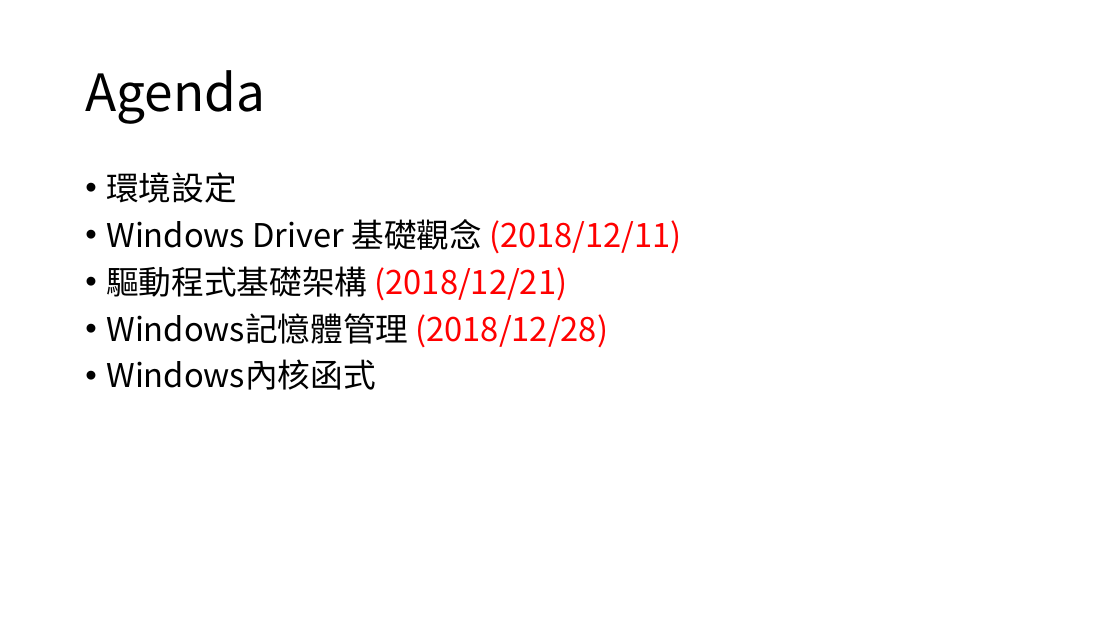
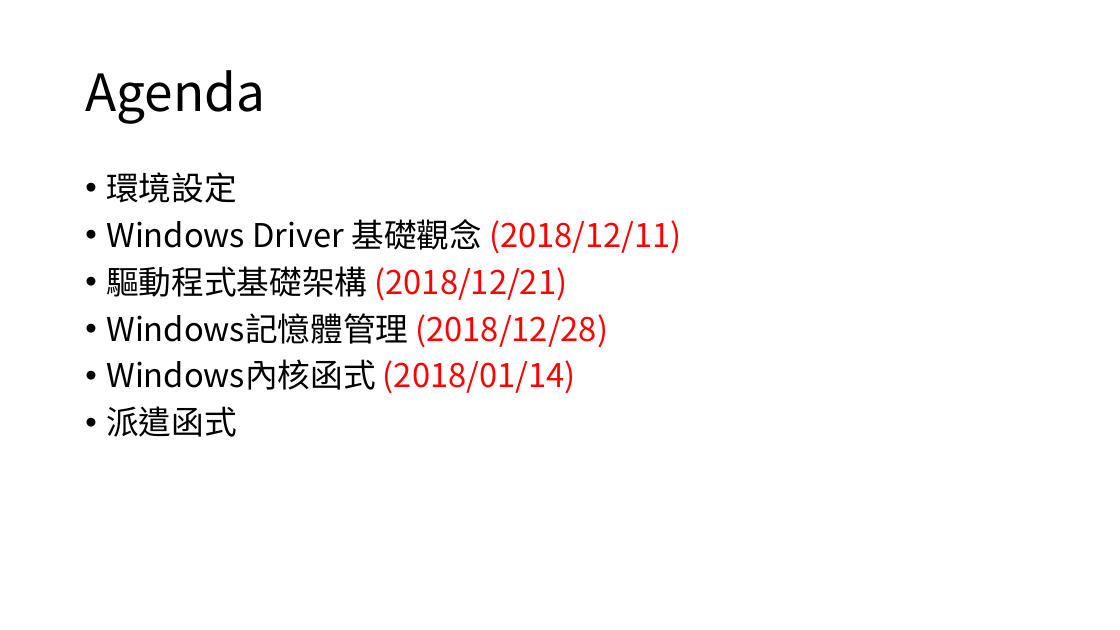
Before and after one commit to 1anhuang/Tutorial, a slide deck: slide 2 of WindowsDriver/Driver(Windows).pptx. Drawn at 1120x630 pixels with LibreOffice and Linux fonts; fonts in the diff are those of the drawing. Boxes give left, top, right and bottom in pixels: in the first picture for what was removed or moved away, otherwise in the second. Text is boxed around its words. In the diff, an @@ line names an element or a change of style, - is before the commit and + after.

Commit message:
2019/02/03 modify .pptx

```diff
--- a/WindowsDriver/Driver(Windows).pptx
+++ b/WindowsDriver/Driver(Windows).pptx
@@ text at (106, 359, 576, 437): text changed @@
-• Windows內核函式
+• Windows內核函式 (2018/01/14)
+• 派遣函式
```
Also in this commit, not shown: 25 slides added.
